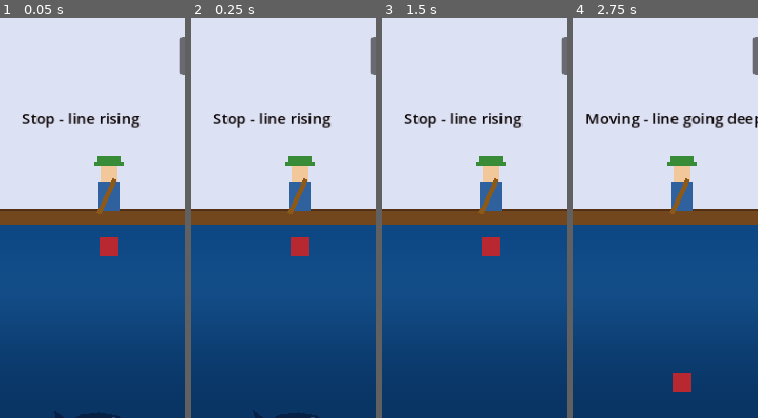
Above: before the commit, frames 1-4 (left to right).
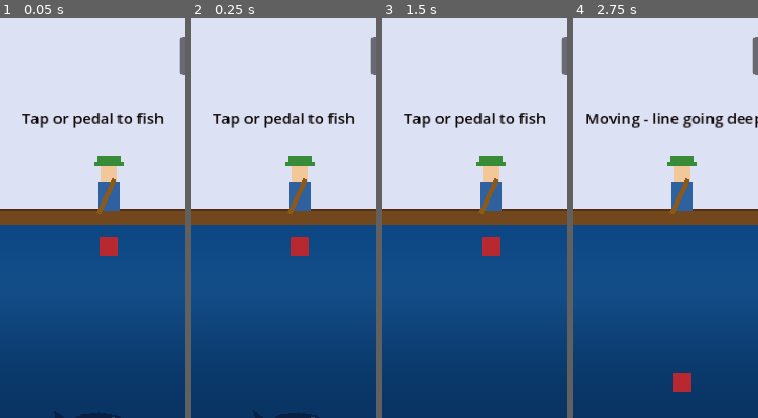
Above: after the commit, the same moments.

Repository: MarcelFedorV/Semester-IV-SensorProject
Game: Godot game, scene res://scenes/main.tscn
The game is run twice, just before and just after one commit, with the same random seed, the same clock (stepped at 60 frames per second) and the same inputs.
Inputs (mouse positions are % of the whole screen's width and height, from its top left):
- Up to frame 1 (0.05 s): no input
- Up to frame 2 (0.25 s): no input
- Up to frame 3 (1.5 s): click "Collection" at 0.5 s; click "← Back" at 1.25 s
- Up to frame 4 (2.75 s): move the mouse to (72, 45) at 2.02 s; hold Right (ui_right) from 2.03 s (still down); click (72, 45) at 2.17 s
The pictures show only the part of the screen within x 21-71%, y 0-50%; the shares and areas given below are measured in that part.

The runs differ from the first frame. In frame 1, 1.4% of the frame differs, in the area x 11-89%, y 23-28%; in frame 2, 1.4%; in frame 3, 1.4%; in frame 4, nothing differs.

Commit message:
Sensor integration
Sensor path, check for input, game updated to read from it

Diff:
--- a/new-game-project/main.gd
+++ b/new-game-project/main.gd
@@ -51,7 +51,7 @@
 	game_state.state_changed.connect(_on_state_changed)
 	http.request_completed.connect(_on_catch_response)
 
-	status_label.text = "Press arrow keys to move"
+	status_label.text = "Tap or pedal to fish"
 
 func _on_collection_pressed():
 	get_tree().change_scene_to_file("res://scenes/collection.tscn")
@@ -89,7 +89,8 @@
 		Input.is_action_pressed("ui_down")  or
 		Input.is_action_pressed("ui_left")  or
 		Input.is_action_pressed("ui_right") or
-		is_touching
+		is_touching                          or
+		game_state.sensor_active
 	)
 
 func _update_visuals():
@@ -118,7 +119,10 @@
 func _update_status_label():
 	match game_state.state:
 		GameState.State.FISHING:
-			status_label.text = "Moving - line going deeper" if game_state.is_moving else "Stop - line rising"
+			if game_state.sensor_active:
+				status_label.text = "Pedalling - line going deeper" if game_state.is_moving else "Stop pedalling - line rising"
+			else:
+				status_label.text = "Moving - line going deeper" if game_state.is_moving else "Tap or pedal to fish"
 		GameState.State.REELING:
 			status_label.text = "Reeling... %.0f%%" % (game_state.reel_progress * 100)
 		GameState.State.REVEALING:
@@ -157,7 +161,7 @@
 
 func _on_catch_dismissed():
 	game_state.reset()
-	status_label.text = "Press arrow keys to move"
+	status_label.text = "Tap or pedal to fish"
 
 func _on_state_changed(new_state):
 	if new_state == GameState.State.REELING:
@@ -165,7 +169,6 @@
 
 func _input(event):
 	if event is InputEventScreenTouch:
-		# don't trigger fishing if touch is on a Control node (like a button)
 		if event.pressed:
 			var clicked = get_viewport().gui_get_focus_owner()
 			if clicked == null:
--- a/new-game-project/scripts/game-state.gd
+++ b/new-game-project/scripts/game-state.gd
@@ -1,60 +1,72 @@
 class_name GameState
 extends Node
-
 enum State { FISHING, REELING, REVEALING }
-
 const CATCH_INTERVAL = 10.0
 const REEL_SPEED     = 0.3
 const REEL_DECAY     = 0.15
-
+const WS_URL         = "ws://localhost:8000/ws"
 var state         = State.FISHING
 var depth         = 0.0
 var reel_progress = 0.0
 var catch_timer   = 0.0
 var is_moving     = false
-
+var sensor_active = false
+var _socket := WebSocketPeer.new()
 signal fish_caught
 signal state_changed(new_state)
-
+func _ready() -> void:
+	_socket.connect_to_url(WS_URL)
+func _process(_delta: float) -> void:
+	_socket.poll()
+	match _socket.get_ready_state():
+		WebSocketPeer.STATE_OPEN:
+			while _socket.get_available_packet_count() > 0:
+				var raw := _socket.get_packet().get_string_from_utf8()
+				_handle_ws_message(raw)
+		WebSocketPeer.STATE_CLOSED:
+			_socket = WebSocketPeer.new()
+			_socket.connect_to_url(WS_URL)
+func _handle_ws_message(raw: String) -> void:
+	var msg: Dictionary = JSON.parse_string(raw)
+	if msg == null:
+		return
+	match msg.get("type", ""):
+		"sensor_state":
+			sensor_active = msg.get("active", false)  # ← fixed
+		"disconnected":
+			sensor_active = false                      # ← fixed
 func update(delta: float):
 	match state:
 		State.FISHING:
 			var target = 1.0 if is_moving else 0.0
 			depth = lerp(depth, target, delta * 0.5)
-
 			if is_moving:
 				catch_timer += delta
 				if catch_timer >= CATCH_INTERVAL:
 					catch_timer = 0.0
 					_set_state(State.REELING)
 					reel_progress = 0.0
-
 		State.REELING:
 			if is_moving:
 				reel_progress += REEL_SPEED * delta
 			else:
 				reel_progress -= REEL_DECAY * delta
 			reel_progress = clamp(reel_progress, 0.0, 1.0)
-
 			if reel_progress >= 1.0:
 				_set_state(State.REVEALING)
 				fish_caught.emit()
-
 		State.REVEALING:
 			pass
-
 func reset():
 	depth         = 0.0
 	reel_progress = 0.0
 	catch_timer   = 0.0
 	_set_state(State.FISHING)
-
 func get_visual_depth() -> float:
 	match state:
 		State.REELING:   return 1.0 - reel_progress
 		State.REVEALING: return 0.0
 		_:               return depth
-
 func _set_state(new_state):
 	state = new_state
 	state_changed.emit(new_state)
Not shown, changed: new-game-project/export_presets.cfg
Binary file added: new-game-project/index.apple-touch-icon.png
Not shown, added: new-game-project/index.apple-touch-icon.png.import
Binary file added: new-game-project/index.icon.png
Not shown, added: new-game-project/index.icon.png.import
Binary file added: new-game-project/index.png
Not shown, added: new-game-project/index.png.import
Not shown, changed: backend/ble_manager.py
Not shown, changed: backend/main.py
Not shown, added: new-game-project/index.audio.position.worklet.js
Not shown, added: new-game-project/index.audio.worklet.js
Not shown, added: new-game-project/index.html
(and 3 more such lines)
